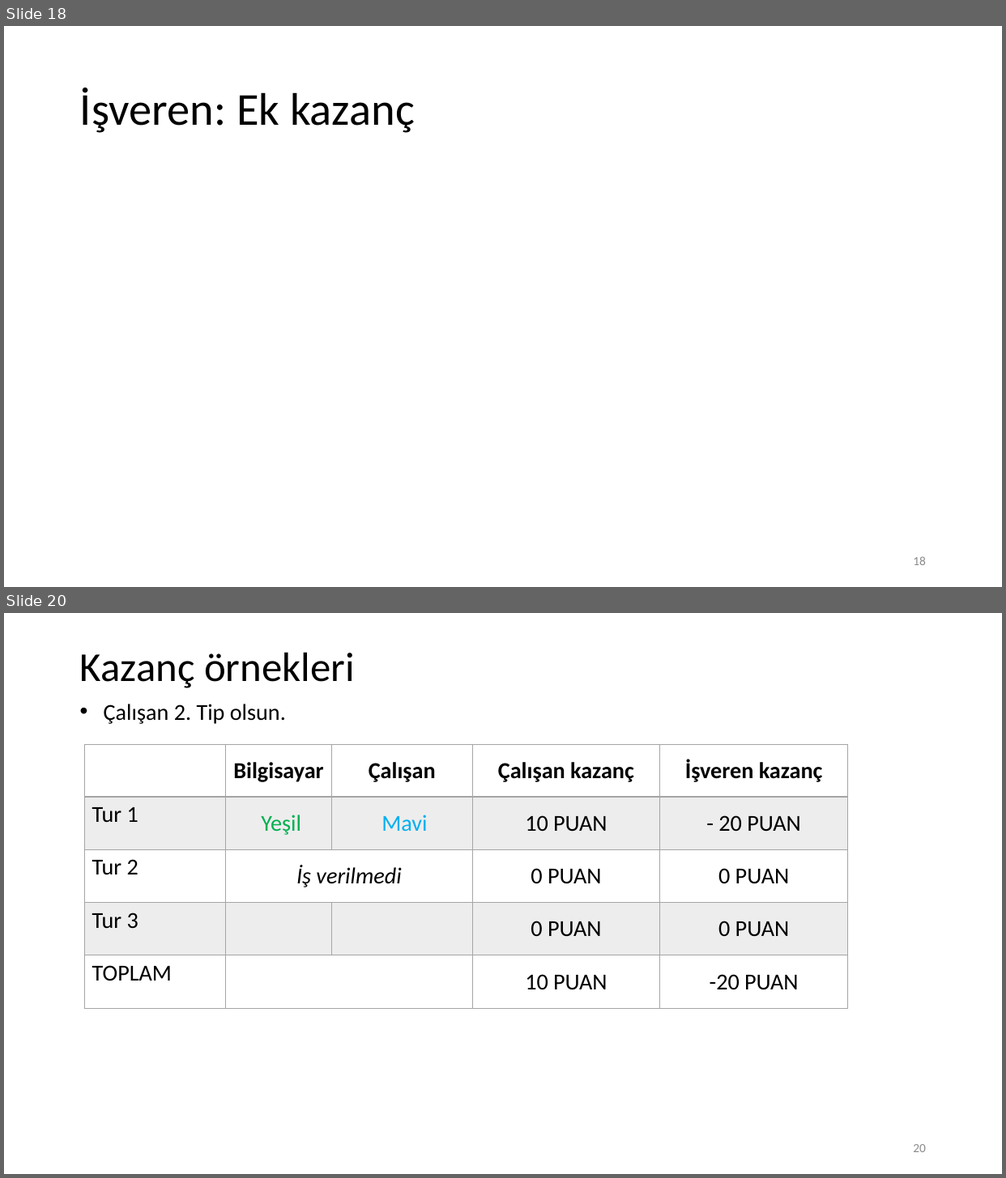
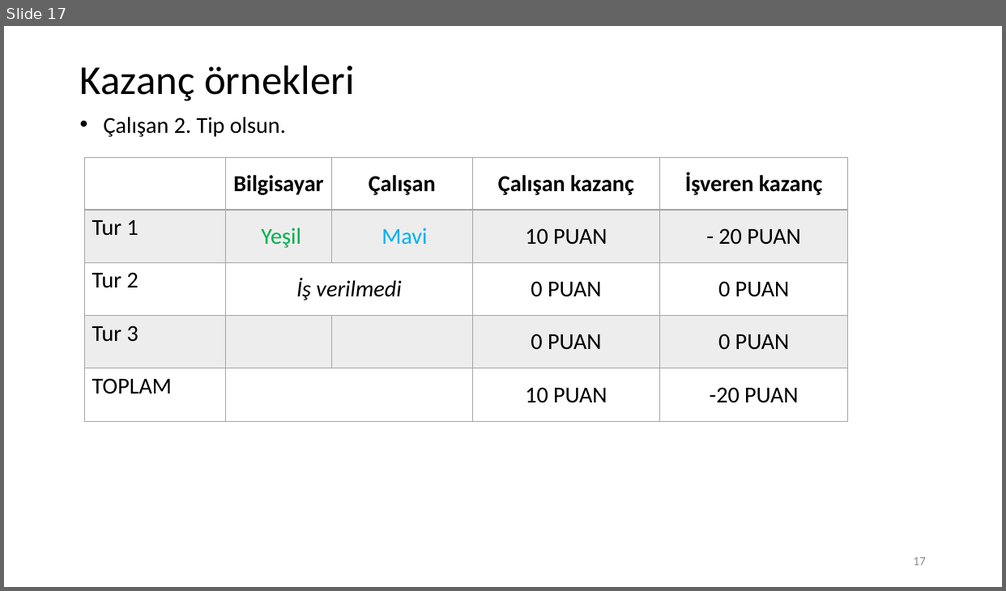
Before and after one commit to baghirov/par, a slide deck: yonergeler/principal_agent_t3_instructions.pptx. Shown one above the other, each under a label of ours: slides 18 and 20 before the commit, slide 17 after it; the slides between them are not shown. The pictures are 1006x1178 and 1006x591 pixels, drawn with LibreOffice and Linux fonts; fonts in the diff are those of the drawing; grey boxes stand for pictures. Boxes give left, top, right and bottom in pixels: in the first picture for what was removed or moved away, otherwise in the second. Text is boxed around its words. In the diff, an @@ line names an element or a change of style, - is before the commit and + after.

```diff
--- a/yonergeler/principal_agent_t3_instructions.pptx
+++ b/yonergeler/principal_agent_t3_instructions.pptx
@@ slide 18 removed at <box>4,26,1002,587</box>, background #FFFFFF @@
@@ title removed at <box>80,88,415,133</box> @@
-İşveren: Ek kazanç
@@ page number removed at <box>913,557,926,565</box> @@
-18
@@ what was slide 20 is now slide 17 @@
@@ page number at <box>913,557,926,565</box>: text changed @@
-20
+17
```
Also in this commit, not shown: 5 slides changed, 2 other slides removed, 2 other files.
